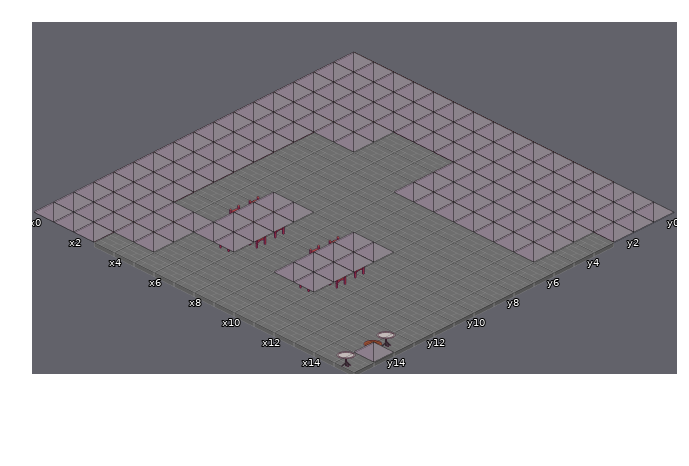
Two states of a Tiled map, Output/Assets/Maps/Mapa 1.5 Taberna.tmx. Above, as it was before the edit.
Cells are 128x64 px. Isometric: x runs down to the right, y down to the left. Shown: x 0..15, y 0..15.
Once edited:
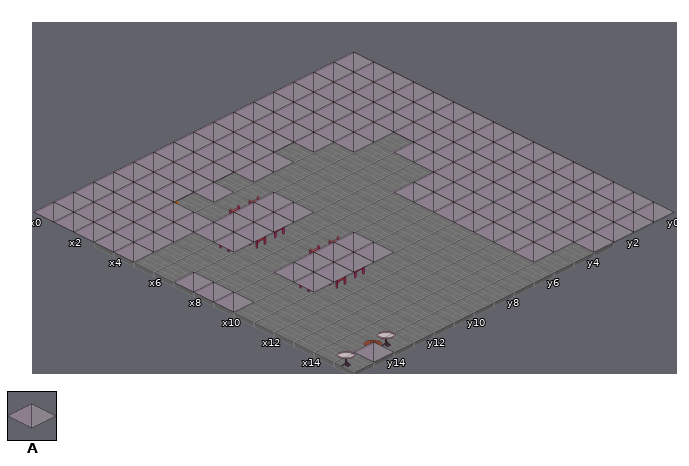
Key: from "128": A 0.
_ is an empty cell.
From old to new:
Layer "furniture":
Tile A now appears in row 3 at x 6 to 7 and 15; in row 5 at x 3; in rows 7 to 8 at x 3; in row 10 at x 3; in row 15 at x 3 to 4 and 7 to 9.
Pixel boxes of the changes (left, top, right, bottom) in both pictures:
added: (194, 132, 334, 202)
added: (394, 142, 452, 172)
added: (94, 232, 154, 262)
added: (574, 232, 614, 252)
added: (174, 271, 254, 312)
